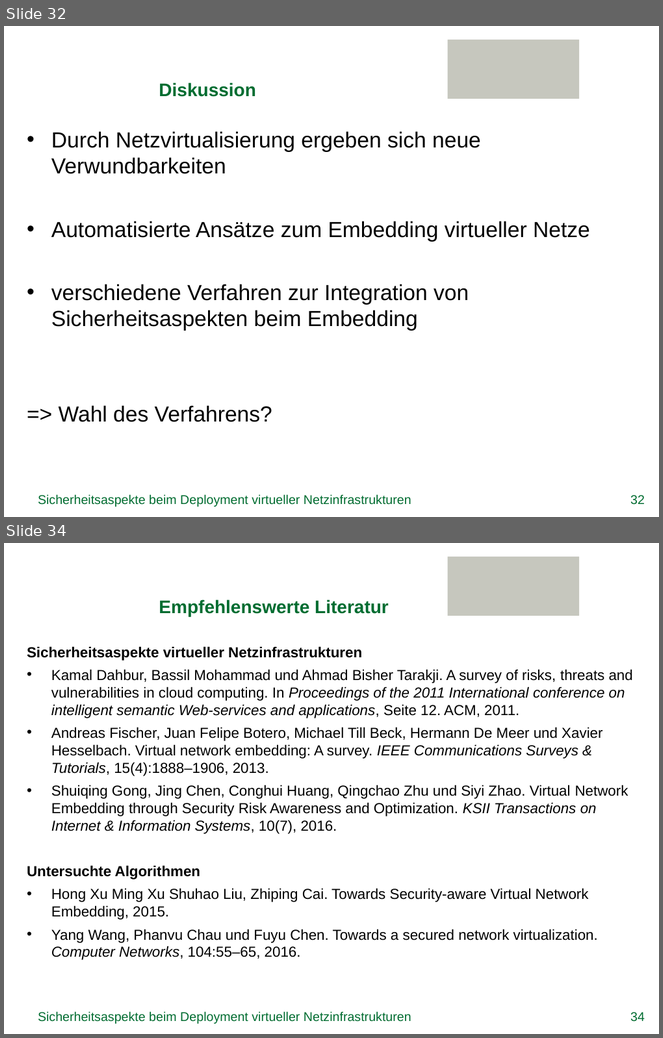
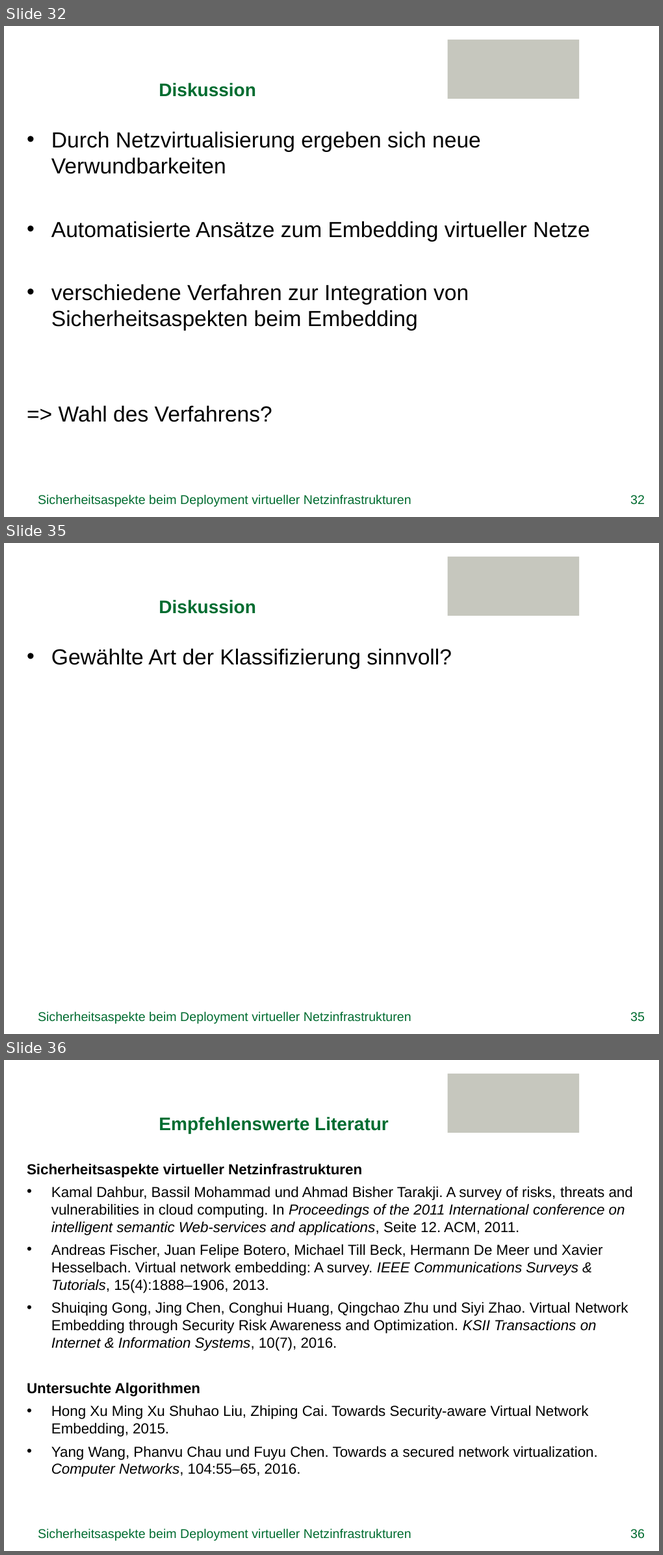
Before and after one commit to GeGroe/timvs, a slide deck: Referat/PowerPoint/TimvS_SVNE.pptx. Shown one above the other, each under a label of ours: slides 32 and 34 before the commit, slides 32, 35 and 36 after it; the slides between them are not shown. The pictures are 663x1038 and 663x1555 pixels, drawn with LibreOffice and Linux fonts; fonts in the diff are those of the drawing; background and template pictures are left out. Boxes give left, top, right and bottom in pixels: in the first picture for what was removed or moved away, otherwise in the second. Text is boxed around its words. In the diff, an @@ line names an element or a change of style, - is before the commit and + after.

```diff
--- a/Referat/PowerPoint/TimvS_SVNE.pptx
+++ b/Referat/PowerPoint/TimvS_SVNE.pptx
@@ slide 35 added at (4,543,659,1034), background picture (left out); not listed: 1 template element that a slide beside it also shows @@
@@ title added at (159,600,256,614), 20 pt, text #006C30, bold @@
+Diskussion
@@ text added at (51,648,452,669), 24 pt, text #000000 @@
+• Gewählte Art der Klassifizierung sinnvoll?
@@ text added at (38,1012,412,1024), 14 pt, text #006C30 @@
+Sicherheitsaspekte beim Deployment virtueller Netzinfrastrukturen
@@ page number added at (631,1012,645,1022), 14 pt, text #006C30 @@
+35
@@ what was slide 34 is now slide 36 @@
@@ page number at (631,1529,645,1539): text changed @@
-34
+36
```
Also in this commit, not shown: 9 slides changed, 1 other slide added.
